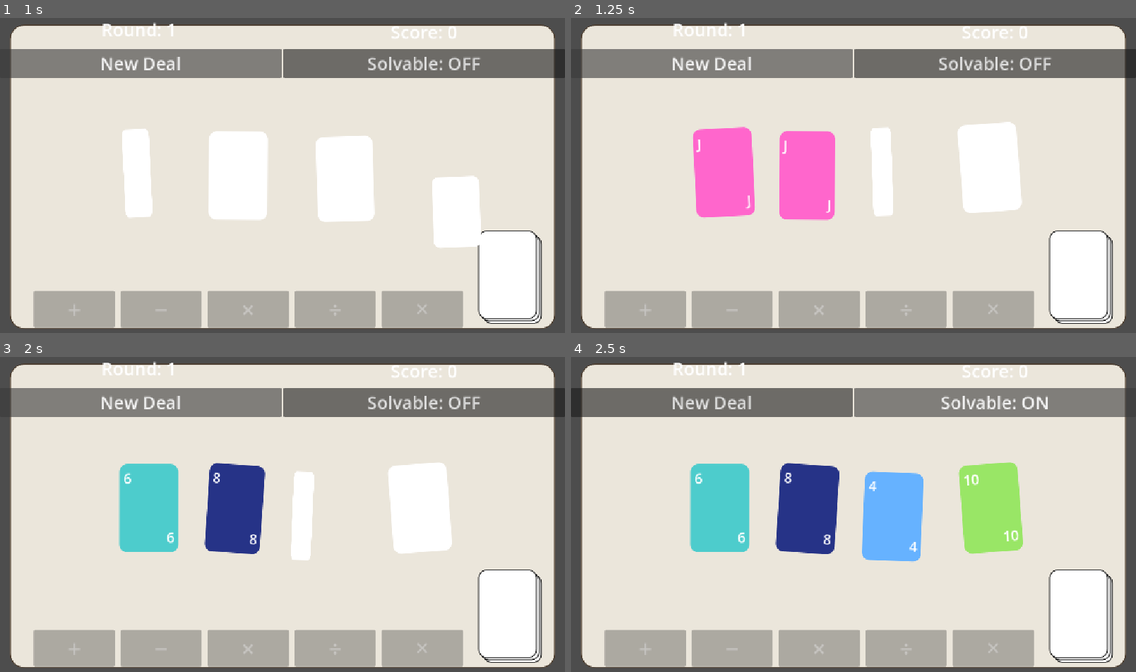
Above: before the commit, frames 1-4 (two rows, left to right).
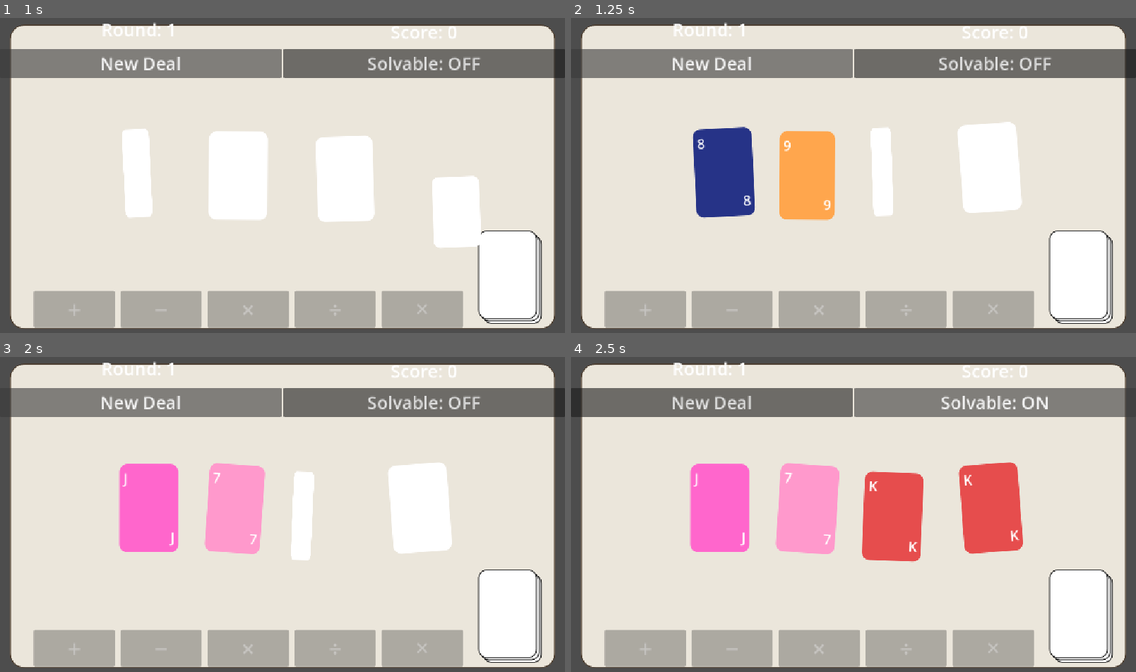
Above: after the commit, the same moments.

Repository: sky-q-xu/card-24
Game: Godot game, scene res://scenes/main.tscn
Two runs of this game, one before a commit and one after it. Both use one fixed random seed, a clock stepped at 60 frames per second and the inputs below.
Inputs:
- Up to frame 1 (1 s): click "New Deal" at 0.5 s
- Up to frame 2 (1.25 s): no input
- Up to frame 3 (2 s): click "New Deal" at 1.25 s
- Up to frame 4 (2.5 s): click "Solvable: OFF" at 2 s

Frame 1 is identical in both runs. In frame 2, 5.7% of the frame differs, in the area x 21-47%, y 34-65%; in frame 3, 5.7%; in frame 4, 12%, in the area x 21-80%, y 33-66%.
Error in both runs: Invalid assignment of property or key 'input_enabled' with value of type 'bool' on a base object of type 'Nil'. (res://scripts/main.gd:81)

Commit message:
Add 3:2 unsolvable:solvable ratio for default deal mode
When ensure_solvable is off, each round now targets a 60/40 split:
60% of hands are steered to be unsolvable and 40% to be solvable,
using the existing Solver.can_reach_24 with up to 200 retries.

Co-Authored-By: Claude Sonnet 4.6 <noreply@anthropic.com>

Diff:
--- a/scripts/game_manager.gd
+++ b/scripts/game_manager.gd
@@ -15,6 +15,13 @@
 	if ensure_solvable:
 		var tries := 0
 		while not Solver.can_reach_24(vals) and tries < 100:
+			vals = _pick_four()
+			tries += 1
+	else:
+		# 2:3 solvable:unsolvable ratio (40% solvable, 60% unsolvable)
+		var want_solvable := randf() < 0.4
+		var tries := 0
+		while Solver.can_reach_24(vals) != want_solvable and tries < 200:
 			vals = _pick_four()
 			tries += 1
 	cards = []
